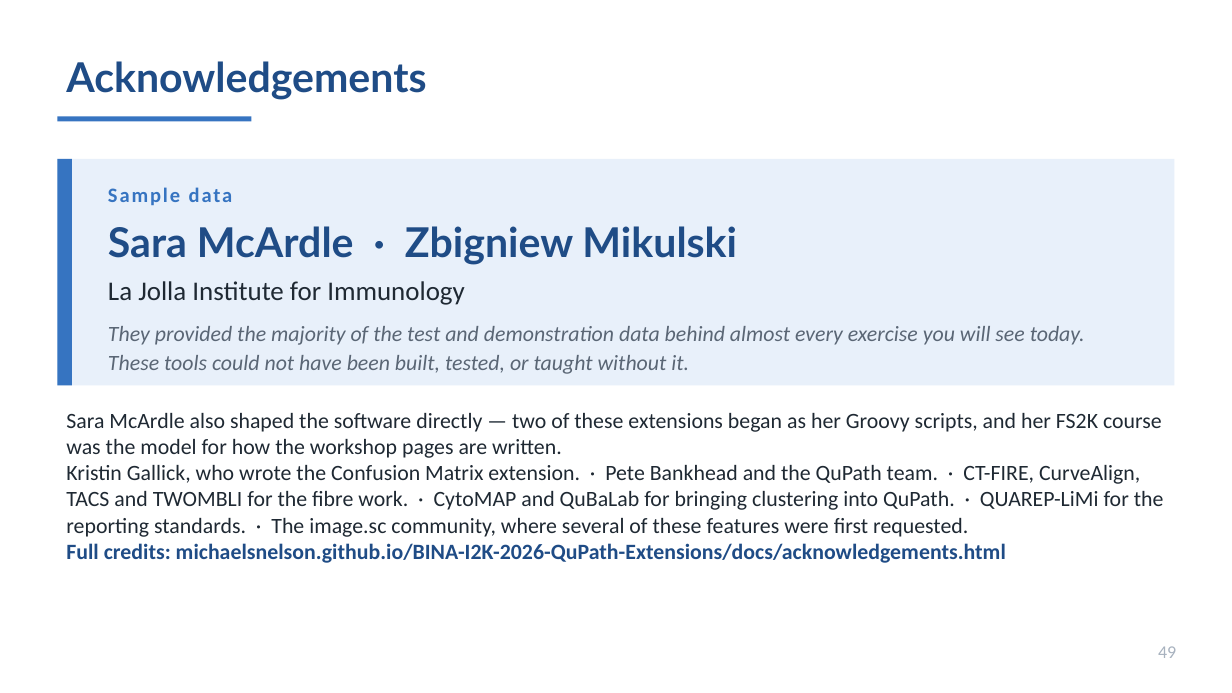
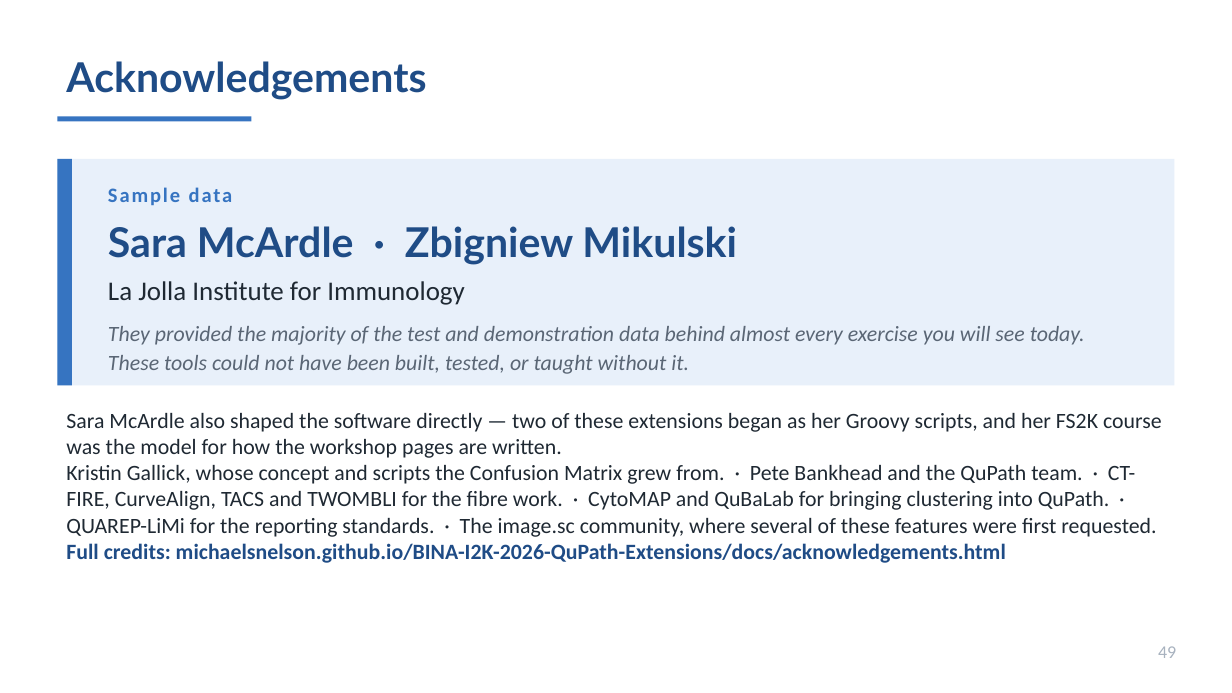
Before and after one commit to MichaelSNelson/BINA-I2K-2026-QuPath-Extensions, a slide deck: slide 49 of I2K_2026_QuPath_Extensions.pptx. Drawn at 1232x693 pixels with LibreOffice and Linux fonts; fonts in the diff are those of the drawing. Boxes give left, top, right and bottom in pixels: in the first picture for what was removed or moved away, otherwise in the second. Text is boxed around its words. In the diff, an @@ line names an element or a change of style, - is before the commit and + after.

Commit message:
Correct Confusion Matrix attribution
Kristin Gallick originated it - the initial concept and half of the scripts it
grew from - and it was built out into the extension at LOCI. Previously the
pages said she wrote it, which over-credits in one direction and under-credits
the development in the other. The repo sits under her account, which is why
the earlier reading was easy to make.

```diff
--- a/I2K_2026_QuPath_Extensions.pptx
+++ b/I2K_2026_QuPath_Extensions.pptx
@@ text at (66, 413, 1162, 563): text changed @@
-Sara McArdle also shaped the software directly — two of these extensions began as her Groovy scripts, and her FS2K course was the model for how the workshop pages are written.
-Kristin Gallick, who wrote the Confusion Matrix extension. · Pete Bankhead and the QuPath team. · CT-FIRE, CurveAlign, TACS and TWOMBLI for the fibre work. · CytoMAP and QuBaLab for bringing clustering into QuPath. · QUAREP-LiMi for the reporting standards. · The image.sc community, where several of these features were first requested.
-Full credits: michaelsnelson.github.io/BINA-I2K-2026-QuPath-Extensions/docs/acknowledgements.html
+Sara McArdle also shaped the software directly — two of these extensions began as her Groovy scripts, and her FS2K course was the model for how the workshop pages are written.
+Kristin Gallick, whose concept and scripts the Confusion Matrix grew from. · Pete Bankhead and the QuPath team. · CT-FIRE, CurveAlign, TACS and TWOMBLI for the fibre work. · CytoMAP and QuBaLab for bringing clustering into QuPath. · QUAREP-LiMi for the reporting standards. · The image.sc community, where several of these features were first requested.
+Full credits: michaelsnelson.github.io/BINA-I2K-2026-QuPath-Extensions/docs/acknowledgements.html
```
Also in this commit, not shown: 1 other slide changed, 4 other files.
